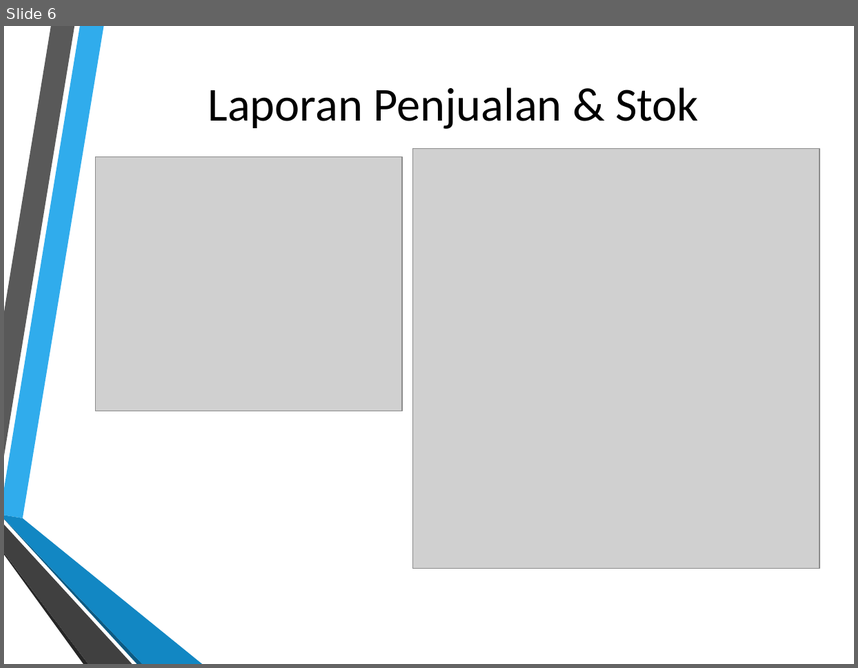
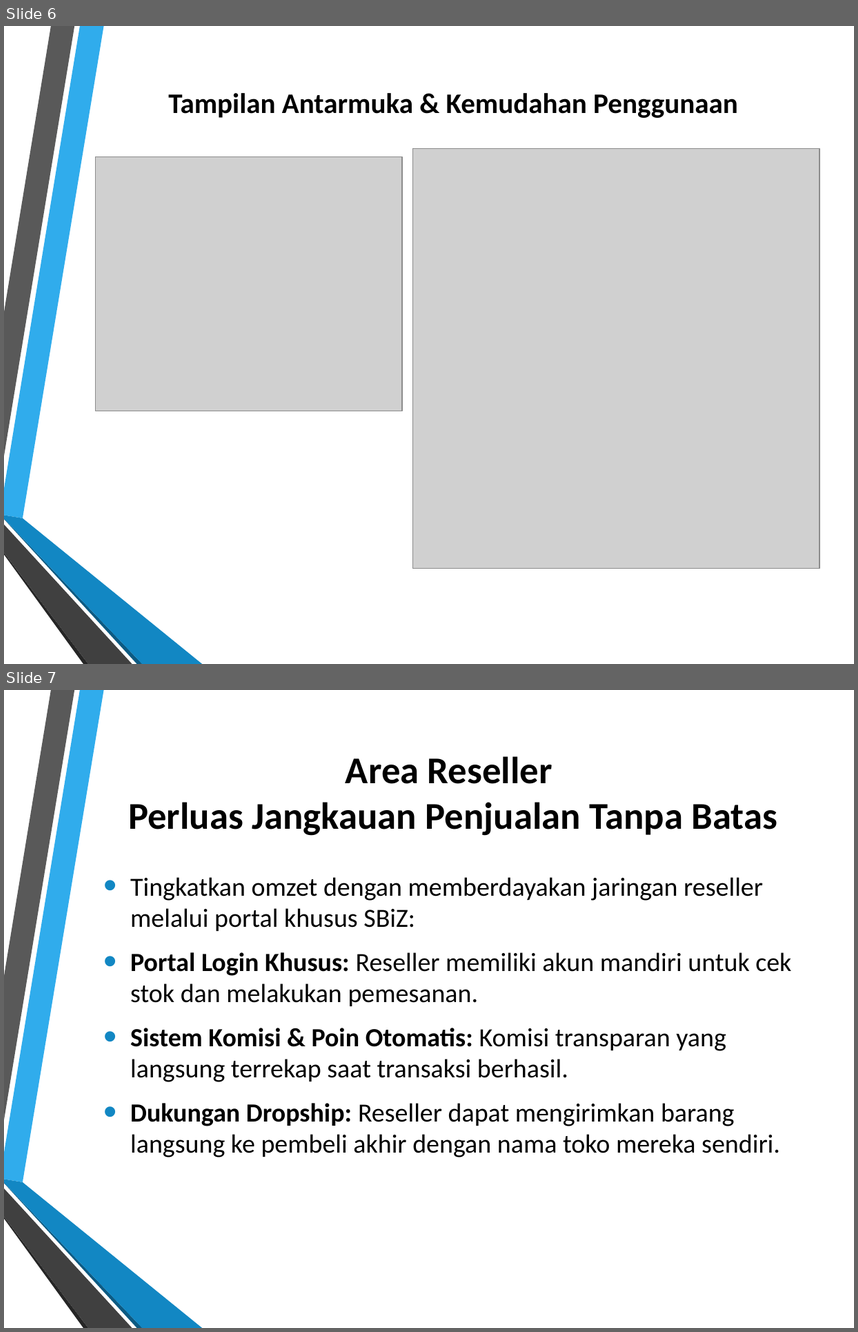
Before and after one commit to dendie851/sbiz-php, a slide deck: presentation/slide-presentation.pptx. Shown one above the other, each under a label of ours: slide 6 before the commit, slides 6 and 7 after it. The pictures are 858x668 and 858x1332 pixels, drawn with LibreOffice and Linux fonts; fonts in the diff are those of the drawing; grey boxes stand for pictures; background and template pictures are left out. Boxes give left, top, right and bottom in pixels: in the first picture for what was removed or moved away, otherwise in the second. Text is boxed around its words. In the diff, an @@ line names an element or a change of style, - is before the commit and + after.

```diff
--- a/presentation/slide-presentation.pptx
+++ b/presentation/slide-presentation.pptx
@@ slide 7 added at [4, 690, 854, 1328], background picture (left out); not listed: 6 template elements that a slide beside it also shows @@
@@ title added at [128, 756, 777, 836], 32 pt, text #000000, bold @@
+Area Reseller
+Perluas Jangkauan Penjualan Tanpa Batas
@@ text added at [130, 877, 791, 1157], 22.2 pt, text #000000 @@
+• Tingkatkan omzet dengan memberdayakan jaringan reseller melalui portal khusus SBiZ:
+• Portal Login Khusus: Reseller memiliki akun mandiri untuk cek stok dan melakukan pemesanan.
+• Sistem Komisi & Poin Otomatis: Komisi transparan yang langsung terrekap saat transaksi berhasil.
+• Dukungan Dropship: Reseller dapat mengirimkan barang langsung ke pembeli akhir dengan nama toko mereka sendiri.
@@ slide 6 changed as well @@
@@ title at [168, 93, 738, 118]: text changed; size 40 to 24 pt; bold on @@
-Laporan Penjualan & Stok
+Tampilan Antarmuka & Kemudahan Penggunaan
```
Also in this commit, not shown: 8 other slides changed, 3 other slides added, 4 slides removed, 3 other files.
